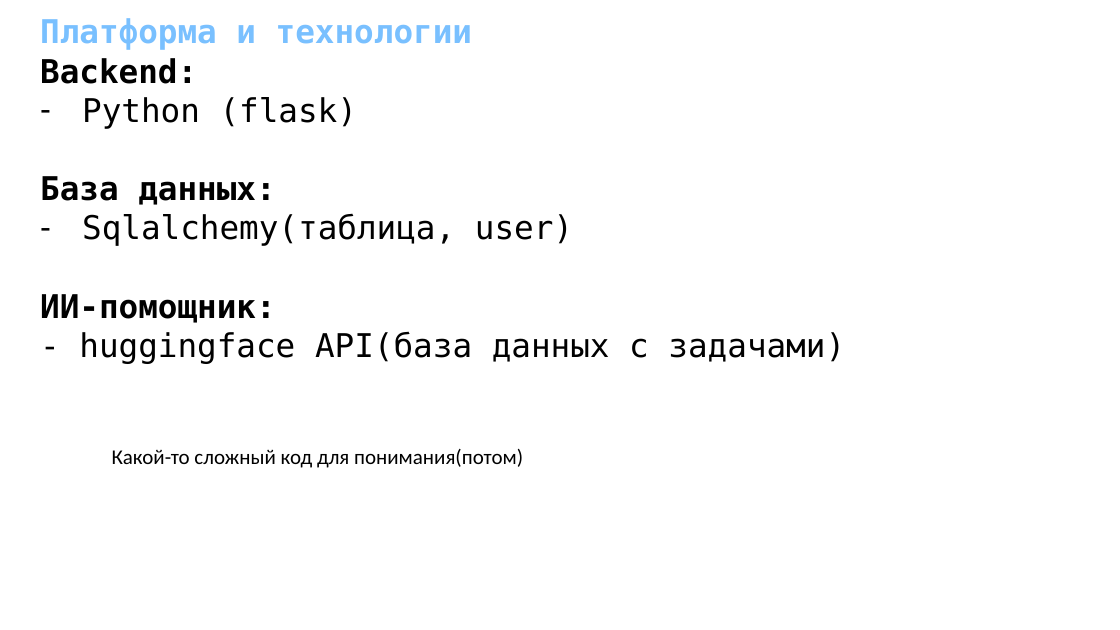
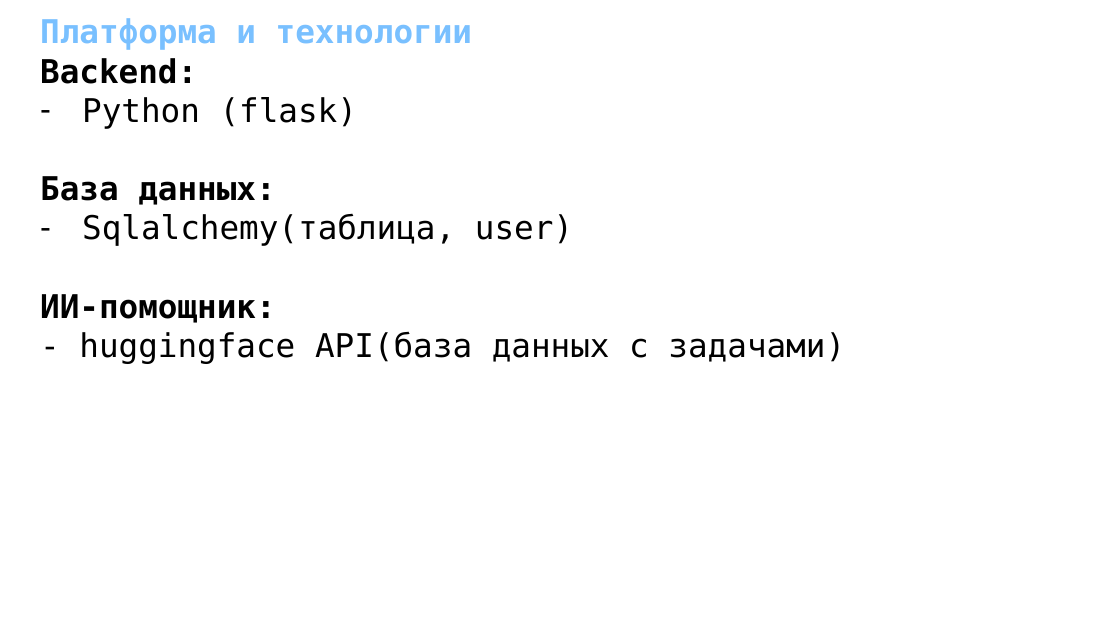
Before and after one commit to levbush/Math-bot, a slide deck: slide 3 of prez/Math-website.pptx. Drawn at 1120x630 pixels with LibreOffice and Linux fonts; fonts in the diff are those of the drawing. Boxes give left, top, right and bottom in pixels: in the first picture for what was removed or moved away, otherwise in the second. Text is boxed around its words. In the diff, an @@ line names an element or a change of style, - is before the commit and + after.

```diff
--- a/prez/Math-website.pptx
+++ b/prez/Math-website.pptx
@@ text removed at bbox=[112, 449, 523, 468] @@
-Какой-то сложный код для понимания(потом)
```
Also in this commit, not shown: 2 other slides changed, 1 other file.
